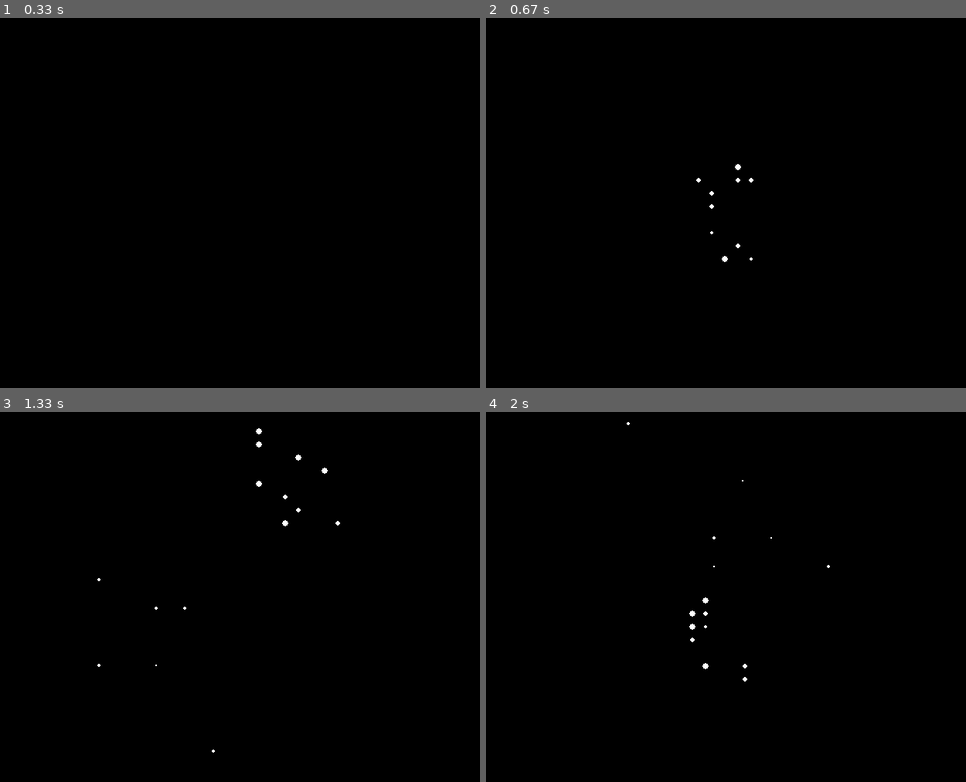
Above: before the commit, frames 1-4 (two rows, left to right).
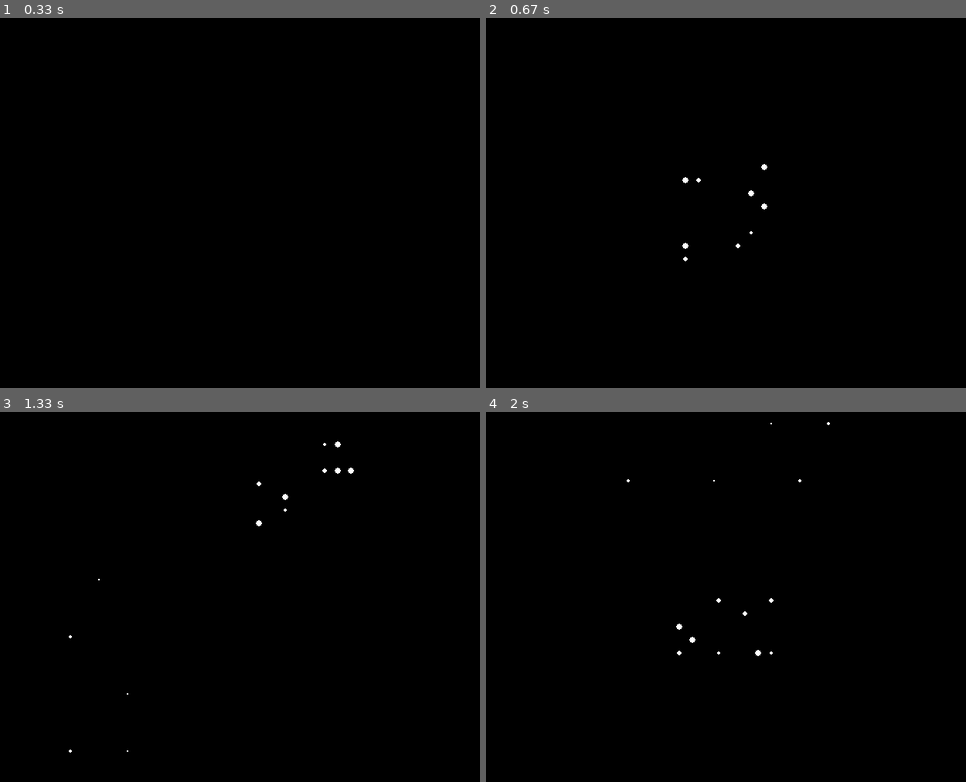
Above: after the commit, the same moments.

Repository: EnragedBread/pygame_particles
Game: pygame game, started from main.py
The game is run twice, just before and just after one commit, with the same random seed, the same clock (stepped at 60 frames per second) and the same inputs.
Inputs (mouse positions are in pixels of both pictures, inside the frame that each line leads up to):
- Up to frame 1 (0.33 s): no input
- Up to frame 2 (0.67 s): click (716, 203) at 0.38 s
- Up to frame 3 (1.33 s): click (115, 600) at 0.72 s; click (307, 467) at 1.05 s
- Up to frame 4 (2 s): click (730, 471) at 1.38 s; click (726, 637) at 1.72 s

Frame 1 is identical in both runs. In frame 2, 0.2% of the frame differs, in the area x 40-59%, y 39-66%; in frame 3, 0.2%; in frame 4, 0.2%, in the area x 29-72%, y 2-73%.

Commit message:
create a particle class

Diff:
--- a/main.py
+++ b/main.py
@@ -2,6 +2,8 @@
 
 import pygame
 from pygame.locals import QUIT, KEYDOWN, K_ESCAPE, MOUSEBUTTONDOWN
+
+from particle import Particle
 
 def main():
     pygame.init()
@@ -22,32 +24,21 @@
             if event.type == MOUSEBUTTONDOWN and event.button == 1:
                 mx, my = pygame.mouse.get_pos()
                 for i in range(10):
-                    vx = random.randint(0, 7) - 3.5
-                    vy = random.randint(0, 7) - 3.5
-                    radius = random.randint(4,6)
-                    particles.append([[mx, my], radius, [vx, vy]])
+                    particles.append(Particle([mx, my]))
 
         # UPDATE
         # work with the list in reverse order so we can safely remove items while iterating
         for i, particle in sorted(enumerate(particles), reverse=True):
-            particle[0][0] += particle[2][0]
-            particle[0][1] += particle[2][1]
+            particle.update()
 
-            particle[2][1] += 0.1 #gravity
-            particle[1] -= 0.1
-
-            if particle[1] <= 0:
+            if particle.radius <= 0:
                 particles.pop(i)
 
         # RENDER
         screen.fill(pygame.Color('black'))
+
         for particle in particles:
-            pygame.draw.circle(
-                screen,
-                pygame.Color('white'),
-                (int(particle[0][0]), int(particle[0][1])),
-                int(particle[1])
-            )
+            particle.render(screen)
 
         pygame.display.flip()
 
--- /dev/null
+++ b/particle.py
@@ -0,0 +1,24 @@
+import random
+
+import pygame
+
+class Particle():
+    def __init__(self, placement):
+        self.placement = placement # [mx, my]
+        self.radius = random.randint(4,6)
+        self.velocity = [random.randint(0, 7) - 3.5, random.randint(0, 7) - 3.5]
+
+    def render(self, screen):
+        pygame.draw.circle(
+            screen,
+            pygame.Color('white'),
+            (int(self.placement[0]), int(self.placement[1])),
+            int(self.radius)
+        )
+
+    def update(self):
+        self.placement[0] += self.velocity[0]
+        self.placement[1] += self.velocity[1]
+
+        self.velocity[1] += 0.1 #gravity
+        self.radius -= 0.1
